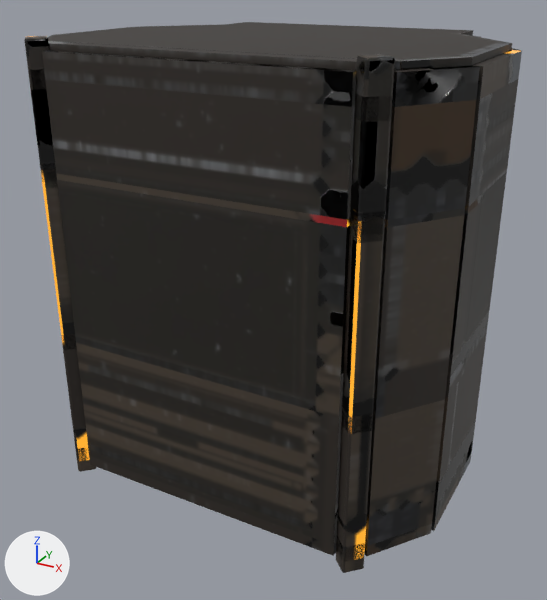
The glTF model assets/models/cockpit_octagon/cockpit_octagon.gltf as it was, and as the next commit left it.
One viewpoint serves both versions: a camera (50 mm lens) standing at (1.82, -3.39, 2.51) and looking at (0.01, -0.1, 0.86). Lighting does not change. The marker at lower left points along +X, +Y and +Z. The first picture is the older version. Where no turn or scale is listed for an object, it has been applied to the vertices. Vertices at exactly the same position are counted once.

Names of what the first picture shows: 'INNER_front_1_cabin', 'INNER_wing_l_1_cabin', 'pod_cabin'.
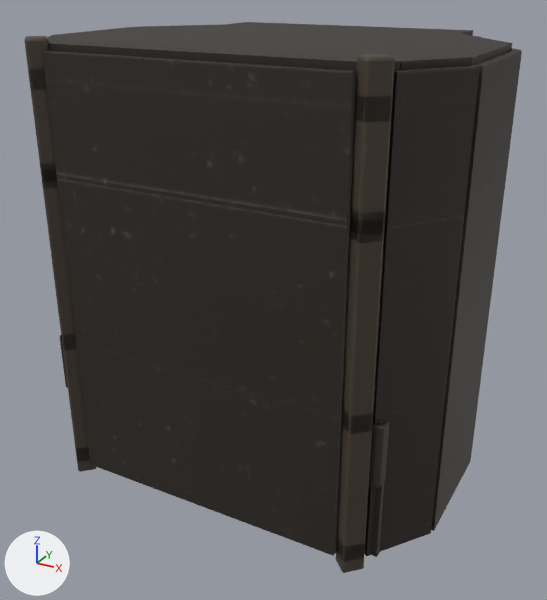
Edits to the scene script, one JSON object a line:
```json
{"block": "me_console_front_front", "where": "# used by ob_console_front_front; location = (0.0, -0.5, 0.59)"}
{"op": "remove", "block": "me_console_front_front", "code": "me_console_front_front.from_pydata(...)  # 4302 vertices, 8304 faces; spans x -0.589..0.589, y -0.33..0.1, z -0.59..0.252"}
{"op": "add", "block": "me_console_front_front", "code": "me_console_front_front.from_pydata(...)  # 4514 vertices, 8700 faces; spans x -0.914..0.914, y -0.294..0.064, z -0.723..0.304"}
{"block": "me_console_front_front", "change": "me_console_front_front part 1: the loose piece of 8 vertices spanning x -0.589..0.589, y -0.33..0.045, z -0.256..0.164 is rebuilt with 56 vertices and now spans x -0.914..0.914, y -0.274..0.0, z -0.32..0.0"}
{"block": "me_console_front_front", "change": "me_console_front_front part 2: 556 vertices removed from x -0.589..0.589, y -0.1..0.1, z -0.16..0.238; 2826 vertices added at x -0.914..0.914, y -0.29..0.064, z -0.723..0.304"}
{"block": "me_console_front_front", "change": "other edits to the shape of me_console_front_front do not show in these pictures"}
{"block": "me_inner_front_1_cabin", "where": "# used by ob_inner_front_1_cabin; location = (0.0, -0.88, -0.08)"}
{"op": "remove", "block": "me_inner_front_1_cabin", "code": "me_inner_front_1_cabin.from_pydata(...)  # 836 vertices, 1612 faces; spans x -0.86..0.86, y 0.04..0.32, z 0.08..2.28"}
{"op": "add", "block": "me_inner_front_1_cabin", "code": "me_inner_front_1_cabin.from_pydata(...)  # 5048 vertices, 9748 faces; spans x -0.86..0.86, y 0.04..0.42, z 0.08..2.28"}
{"block": "me_inner_front_1_cabin", "change": "me_inner_front_1_cabin part 3: 1287 kept faces spanning x -0.86..0.86, y 0.04..0.17, z 0.08..2.28 get new texture (UV) coordinates"}
{"block": "me_inner_front_1_cabin", "change": "edits to the shape of me_inner_front_1_cabin do not show in these pictures"}
{"block": "me_inner_wing_l_1_cabin", "where": "me_inner_wing_l_1_cabin.from_pydata(...)  # 1515 vertices, 2939 faces; spans x -0.06..0.25, y -0.77..0.23, z -2.19..-0.08"}
{"block": "me_inner_wing_l_1_cabin", "where": "# used by ob_inner_wing_l_1_cabin; location = (0.84, 0.0, 2.25)"}
{"block": "me_inner_wing_l_1_cabin", "change": "me_inner_wing_l_1_cabin part 4: texture (UV) coordinates of 2939 of 2939 faces, centred in x -0.06..0.25, y -0.77..0.23, z -2.19..-0.08, changed; they spanned u 0.0..0.99, v 0.0..1.0 and now span u 0.0..1.0, v 0.0..0.98"}
{"block": "me_pod_cabin", "where": "me_pod_cabin.from_pydata(...)  # 7274 vertices, 14072 faces; spans x -1.09..1.09, y -0.87..0.89, z -0.05..2.23"}
{"block": "me_pod_cabin", "where": "# used by ob_pod_cabin; location = (0.0, 0.0, 0.0)"}
{"block": "me_pod_cabin", "change": "me_pod_cabin part 5: texture (UV) coordinates of 14072 of 14072 faces, centred in x -1.09..1.09, y -0.87..0.89, z -0.05..2.23, changed; they spanned u 0.0..1.0, v 0.0..1.0 and now span u 0.0..1.0, v 0.0..0.99"}
```

Location of each change, (x1, y1, x2, y2) in pixels of the pictures (547 x 600 px):
```json
{"object": "CONSOLE_front_front", "change": "reshaped", "after": [60, 335, 389, 557], "on screen": "not visible before"}
{"part": 1, "of": "me_console_front_front", "change": "rebuilt", "after": [60, 335, 389, 488], "on screen": "not visible before"}
{"part": 2, "of": "me_console_front_front", "change": "built on", "after": [371, 420, 385, 557]}
{"part": 3, "of": "me_inner_front_1_cabin", "change": "surface changed", "before": [42, 41, 398, 548], "after": [42, 41, 398, 548]}
{"part": 4, "of": "me_inner_wing_l_1_cabin", "change": "surface changed", "before": [365, 50, 522, 546], "after": [365, 50, 522, 546]}
{"part": 5, "of": "me_pod_cabin", "change": "surface changed", "before": [24, 36, 521, 573], "after": [24, 36, 521, 573]}
```
